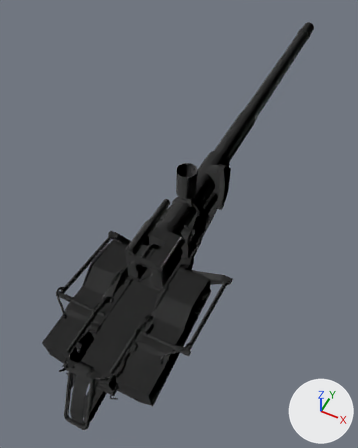
An edit to the glTF model vehicles/sweden/S36_VK_155_Projekt/Gun_01.glb, drawn before and after from the same camera.
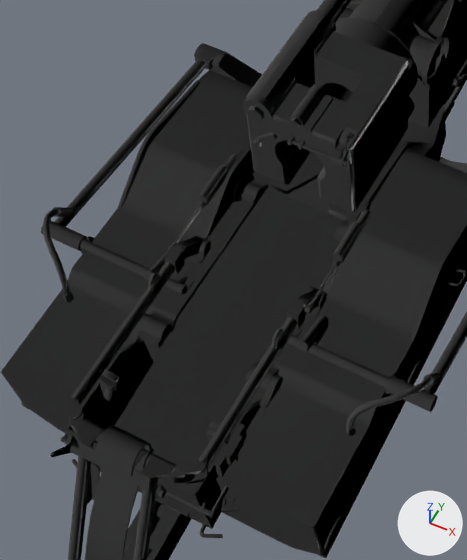
Each version appears first whole from a 50 mm lens placed at (2.52, -4.78, 6.18), pointed at (-0.4, 1.05, -1.11), and next in a close-up on the part from 12% to 56% of the width and 48% to 91% of the height. The lights are fixed; the arrows at lower right show +X, +Y and +Z. The last two pictures show the newer version. Vertices at exactly the same position are counted once.

Objects in the first close-up: 'gun_01_Shape'.
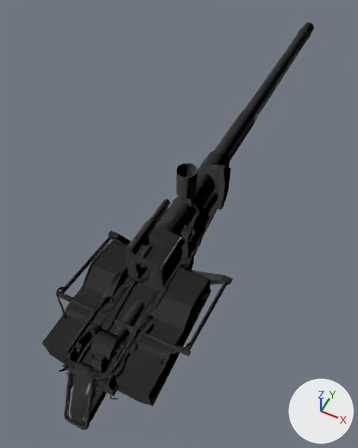
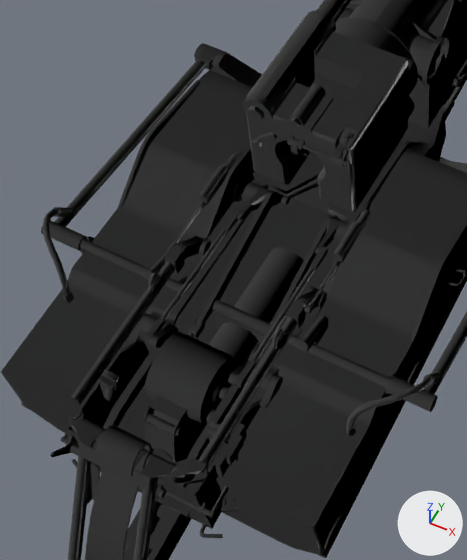
The change, as a list of edits to the scene's bpy script:
```text
Change me_gun_01_shape:
    used by ob_gun_01_shape; location = (0.0, 0.0, 0.0)
    remove me_gun_01_shape.from_pydata(...)  # 6606 vertices, 10714 faces; spans x -1.17..1.17, y -3.11..7.76, z -1.36..0.88
    add me_gun_01_shape.from_pydata(...)  # 7724 vertices, 12542 faces; spans x -1.17..1.17, y -3.11..7.76, z -1.36..0.88
    me_gun_01_shape part 1: the loose piece of 32 vertices spanning x -0.29..-0.17, y -0.26..0.29, z 0.23..0.36 is copied, and the copy is multiplied about its middle by the matrix ((0.0, 0.031, 0.0), (0.0, 0.0, 1.019), (1.019, 0.0, 0.0)), then moved by (0.4, -2.1, -0.71); it spans x 0.16..0.17, y -2.16..-2.02, z -0.48..-0.35
    me_gun_01_shape part 2: a new loose piece, an 8-sided cylinder along x spanning x -0.17..-0.134, y -0.912..-0.869, z -0.534..-0.491
    me_gun_01_shape part 3: a new loose piece, a 28-sided cylinder along x spanning x -0.13..0.13, y -2.27..-1.91, z -0.59..-0.24
    me_gun_01_shape part 4: 998 vertices added at x -0.28..0.28, y -2.59..-0.48, z -0.81..0.21
    other edits to the shape of me_gun_01_shape do not show in these pictures
```

Changed parts and their boxes [x1, y1, x2, y2] in the close-ups (467 x 560 px):
part 1 of me_gun_01_shape, added: after [212, 378, 228, 403]
part 2 of me_gun_01_shape, added: after [281, 196, 290, 205]
part 3 of me_gun_01_shape, added: after [150, 334, 231, 422]
part 4 of me_gun_01_shape, added: after [96, 75, 356, 488]
